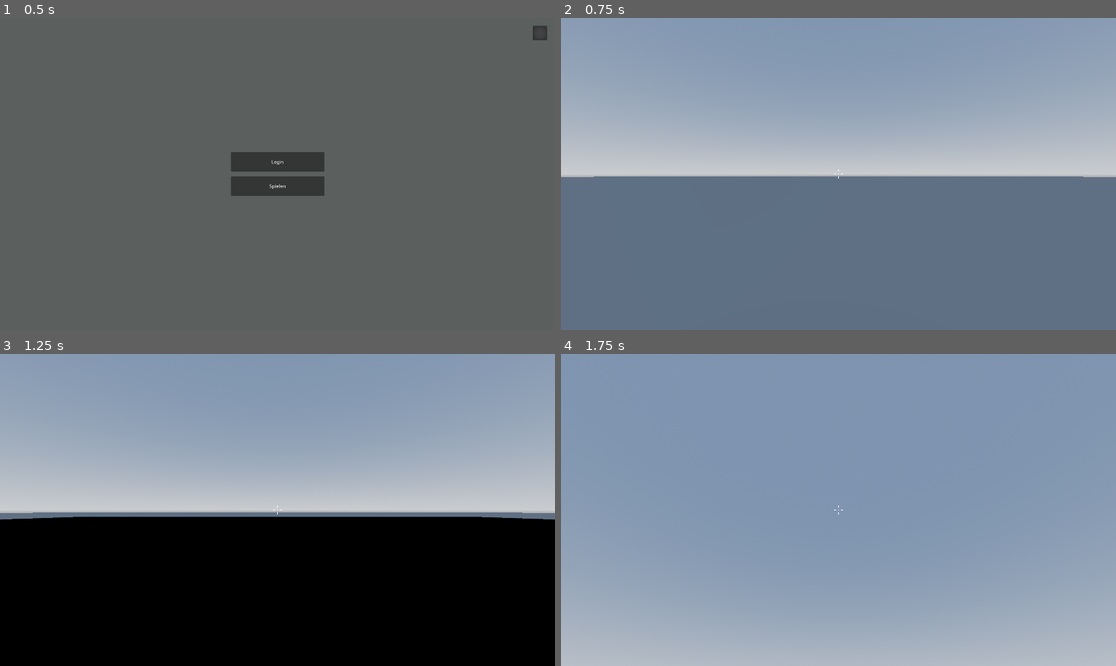
Above: before the commit, frames 1-4 (two rows, left to right).
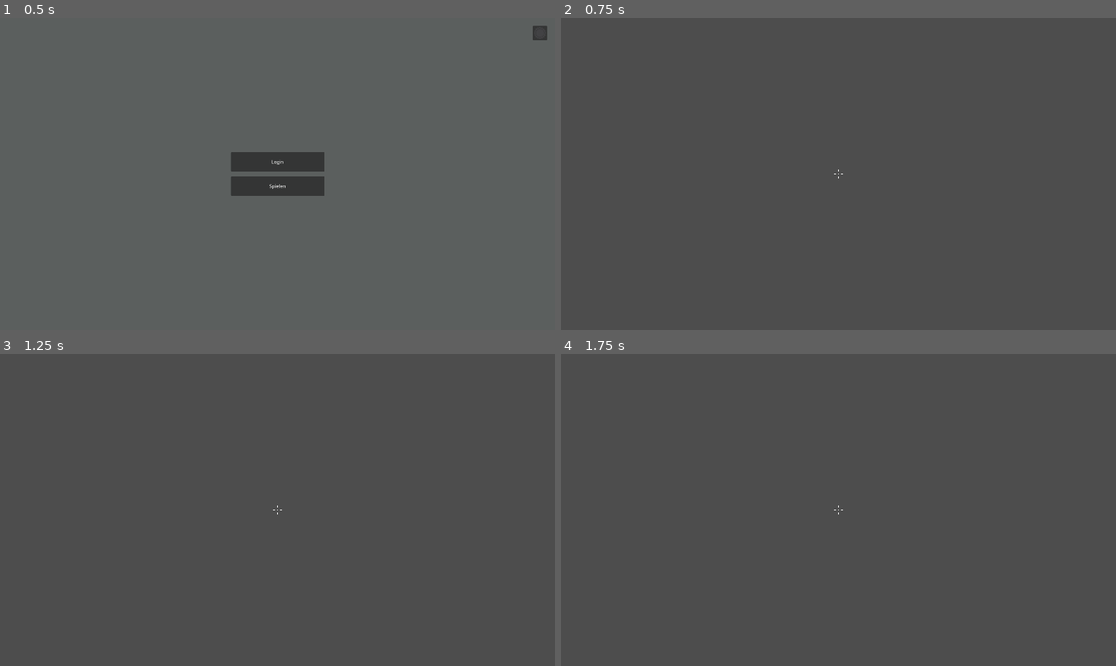
Above: after the commit, the same moments.

Repository: GermanGabelGames/fpsshooter
Game: Godot game, scene res://ui/menu.tscn
Same seed, same stepped clock (60 frames per second), same inputs: the game is played once before the commit and once after it.
Inputs (mouse positions are in pixels of both pictures, inside the frame that each line leads up to):
- Up to frame 1 (0.5 s): no input
- Up to frame 2 (0.75 s): click "Spielen" at 0.5 s
- Up to frame 3 (1.25 s): no input
- Up to frame 4 (1.75 s): tap Enter at 1.25 s; move the mouse to (866, 510) at 1.27 s; hold W (move_forward) from 1.28 s (still down); hold Ctrl (crouch) from 1.28 s (still down); tap Space (jump) at 1.52 s

Frame 1 is identical in both runs. In frame 2, 100% of the frame differs, in the area x 0-100%, y 0-100%; in frame 3, 100%; in frame 4, 100%.

Commit message:
2025-04-01-11:16
map

Diff:
--- a/node.tscn
+++ b/node.tscn
@@ -1,39 +1,9 @@
-[gd_scene load_steps=7 format=3 uid="uid://gcn0ldas1mqu"]
+[gd_scene load_steps=2 format=3 uid="uid://gcn0ldas1mqu"]
 
 [ext_resource type="PackedScene" uid="uid://bkbxohswu3r76" path="res://player/player.tscn" id="1_sy5k4"]
-
-[sub_resource type="ProceduralSkyMaterial" id="ProceduralSkyMaterial_nxiqb"]
-sky_horizon_color = Color(0.662243, 0.671743, 0.686743, 1)
-ground_horizon_color = Color(0.662243, 0.671743, 0.686743, 1)
-
-[sub_resource type="Sky" id="Sky_sy5k4"]
-sky_material = SubResource("ProceduralSkyMaterial_nxiqb")
-
-[sub_resource type="Environment" id="Environment_j2q8x"]
-background_mode = 2
-sky = SubResource("Sky_sy5k4")
-tonemap_mode = 2
-glow_enabled = true
-
-[sub_resource type="PlaneMesh" id="PlaneMesh_j2q8x"]
-size = Vector2(300, 300)
-
-[sub_resource type="ConcavePolygonShape3D" id="ConcavePolygonShape3D_sy5k4"]
-data = PackedVector3Array(150, 0, 150, -150, 0, 150, 150, 0, -150, -150, 0, 150, -150, 0, -150, 150, 0, -150)
 
 [node name="Node3D" type="Node3D"]
 transform = Transform3D(1, 0, 0, 0, 1, 0, 0, 0, 1, 0, 1.01455, 0)
 
 [node name="Player" parent="." instance=ExtResource("1_sy5k4")]
 transform = Transform3D(1, 0, 0, 0, 1, 0, 0, 0, 1, 0, 1, 0)
-
-[node name="WorldEnvironment" type="WorldEnvironment" parent="."]
-environment = SubResource("Environment_j2q8x")
-
-[node name="MeshInstance3D" type="MeshInstance3D" parent="."]
-mesh = SubResource("PlaneMesh_j2q8x")
-
-[node name="StaticBody3D" type="StaticBody3D" parent="MeshInstance3D"]
-
-[node name="CollisionShape3D" type="CollisionShape3D" parent="MeshInstance3D/StaticBody3D"]
-shape = SubResource("ConcavePolygonShape3D_sy5k4")
Not shown, added: oy3htu6r.bmp.import
Not shown, added: oy3htu6r.bmp
